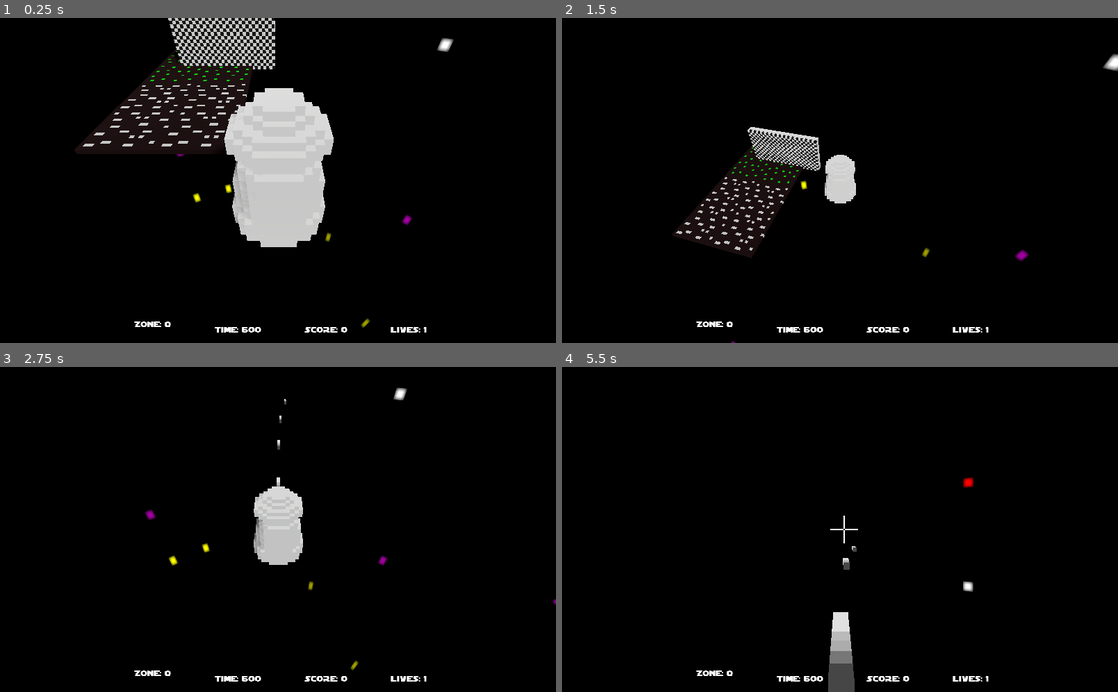
Above: before the commit, frames 1-4 (two rows, left to right).
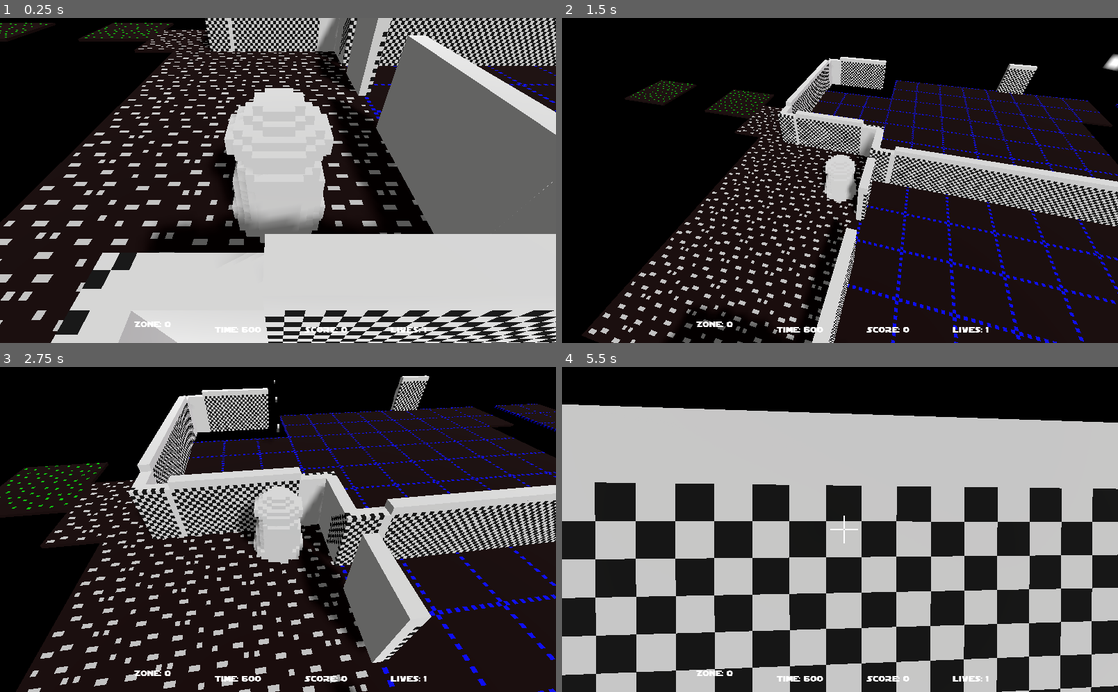
Above: after the commit, the same moments.

Repository: SteveSmith16384/LaserSquadFPS
Game: Godot game, scene res://Main.tscn
Two runs of this game, one before a commit and one after it. Both use one fixed random seed, a clock stepped at 60 frames per second and the inputs below.
Inputs (mouse positions are in pixels of both pictures, inside the frame that each line leads up to):
- Up to frame 1 (0.25 s): no input
- Up to frame 2 (1.5 s): move the mouse to (867, 180) at 0.52 s; hold W (move_forward) from 0.53 s (still down); tap 2 (camera_back) at 0.6 s; move the mouse to (812, 180) at 1.27 s; tap 1 (camera_fwd) at 1.35 s
- Up to frame 3 (2.75 s): keep holding W (move_forward); move the mouse to (289, 523) at 2.02 s; press the mouse at (289, 523) at 2.03 s
- Up to frame 4 (5.5 s): keep holding W (move_forward); move the mouse to (834, 536) at 2.77 s; release the mouse at (834, 536) at 2.78 s; tap F (toggle_first_person) at 2.85 s; move the mouse to (878, 532) at 3.52 s; tap 2 (camera_back) at 3.6 s; move the mouse to (795, 526) at 4.27 s; tap 1 (camera_fwd) at 4.35 s; move the mouse to (845, 529) at 5.02 s; press the mouse at (845, 529) at 5.03 s

The runs differ from the first frame. In frame 1, 67% of the frame differs, in the area x 0-100%, y 0-100%; in frame 2, 50%; in frame 3, 67%, in the area x 0-100%, y 2-100%; in frame 4, 54%.

Commit message:
Added mre of Sterners house

Diff:
--- /dev/null
+++ b/src/IndoorFloor.tscn
@@ -0,0 +1,19 @@
+[gd_scene load_steps=5 format=2]
+
+[ext_resource path="res://Assets/models/the_assassins/indoor_floor-0-indoor_floor1.obj" type="ArrayMesh" id=1]
+[ext_resource path="res://Assets/models/the_assassins/indoor_floor2-0-indoor_floor2.png" type="Texture" id=2]
+[ext_resource path="res://Assets/models/the_assassins/indoor_floor2-0-indoor_floor2.obj" type="ArrayMesh" id=3]
+
+[sub_resource type="SpatialMaterial" id=1]
+albedo_texture = ExtResource( 2 )
+
+[node name="Spatial" type="Spatial"]
+
+[node name="IndoorFloor" type="MeshInstance" parent="."]
+visible = false
+mesh = ExtResource( 1 )
+material/0 = null
+
+[node name="MeshInstance" type="MeshInstance" parent="."]
+mesh = ExtResource( 3 )
+material/0 = SubResource( 1 )
--- a/src/SternersHouse.tscn
+++ b/src/SternersHouse.tscn
@@ -1,17 +1,450 @@
-[gd_scene load_steps=4 format=2]
+[gd_scene load_steps=7 format=2]
 
 [ext_resource path="res://Grass.tscn" type="PackedScene" id=1]
 [ext_resource path="res://Gravel.tscn" type="PackedScene" id=2]
 [ext_resource path="res://Wall.tscn" type="PackedScene" id=3]
+[ext_resource path="res://WallHalf.tscn" type="PackedScene" id=4]
+[ext_resource path="res://WallCorner.tscn" type="PackedScene" id=5]
+[ext_resource path="res://IndoorFloor.tscn" type="PackedScene" id=6]
 
 [node name="SternersHouse" type="Spatial"]
 
 [node name="Grass" parent="." instance=ExtResource( 1 )]
+transform = Transform( 1, 0, 0, 0, 1, 0, 0, 0, 1, -11.2, 0, -4.8 )
+
+[node name="Grass2" parent="." instance=ExtResource( 1 )]
+transform = Transform( 1, 0, 0, 0, 1, 0, 0, 0, 1, -4.8, 0, -4.8 )
 
 [node name="Gravel" parent="." instance=ExtResource( 2 )]
 transform = Transform( 1, 0, 0, 0, 1, 0, 0, 0, 1, 0, 0, 3.2 )
 
+[node name="Gravel2" parent="." instance=ExtResource( 2 )]
+transform = Transform( 1, 0, 0, 0, 1, 0, 0, 0, 1, 3.2, 0, 3.2 )
+
+[node name="Gravel5" parent="." instance=ExtResource( 2 )]
+transform = Transform( 1, 0, 0, 0, 1, 0, 0, 0, 1, 3.2, 0, 0 )
+
+[node name="Gravel6" parent="." instance=ExtResource( 2 )]
+
+[node name="Gravel7" parent="." instance=ExtResource( 2 )]
+transform = Transform( 1, 0, 0, 0, 1, 0, 0, 0, 1, -1.6, 0, -3.2 )
+
+[node name="Gravel3" parent="." instance=ExtResource( 2 )]
+transform = Transform( 1, 0, 0, 0, 1, 0, 0, 0, 1, 3.2, 0, 6.4 )
+
+[node name="Gravel4" parent="." instance=ExtResource( 2 )]
+transform = Transform( 1, 0, 0, 0, 1, 0, 0, 0, 1, 0, 0, 6.4 )
+
+[node name="IndoorFloor" parent="." instance=ExtResource( 6 )]
+transform = Transform( 1, 0, 0, 0, 1, 0, 0, 0, 1, 6.4, 0, 3.2 )
+
+[node name="IndoorFloor7" parent="." instance=ExtResource( 6 )]
+transform = Transform( 1, 0, 0, 0, 1, 0, 0, 0, 1, 1.6, 0, -3.2 )
+
+[node name="IndoorFloor38" parent="." instance=ExtResource( 6 )]
+transform = Transform( 1, 0, 0, 0, 1, 0, 0, 0, 1, 1.6, 0, -6.4 )
+
+[node name="IndoorFloor39" parent="." instance=ExtResource( 6 )]
+transform = Transform( 1, 0, 0, 0, 1, 0, 0, 0, 1, 4.8, 0, -6.4 )
+
+[node name="IndoorFloor40" parent="." instance=ExtResource( 6 )]
+transform = Transform( 1, 0, 0, 0, 1, 0, 0, 0, 1, 8, 0, -6.4 )
+
+[node name="IndoorFloor41" parent="." instance=ExtResource( 6 )]
+transform = Transform( 1, 0, 0, 0, 1, 0, 0, 0, 1, 11.2, 0, -6.4 )
+
+[node name="IndoorFloor42" parent="." instance=ExtResource( 6 )]
+transform = Transform( 1, 0, 0, 0, 1, 0, 0, 0, 1, 20.8, 0, -6.4 )
+
+[node name="IndoorFloor43" parent="." instance=ExtResource( 6 )]
+transform = Transform( 1, 0, 0, 0, 1, 0, 0, 0, 1, 14.4, 0, -6.4 )
+
+[node name="IndoorFloor44" parent="." instance=ExtResource( 6 )]
+transform = Transform( 1, 0, 0, 0, 1, 0, 0, 0, 1, 16, 0, -9.6 )
+
+[node name="IndoorFloor45" parent="." instance=ExtResource( 6 )]
+transform = Transform( 1, 0, 0, 0, 1, 0, 0, 0, 1, 20.8, 0, -9.6 )
+
+[node name="IndoorFloor46" parent="." instance=ExtResource( 6 )]
+transform = Transform( 1, 0, 0, 0, 1, 0, 0, 0, 1, 6.4, 0, -9.6 )
+
+[node name="IndoorFloor47" parent="." instance=ExtResource( 6 )]
+transform = Transform( 1, 0, 0, 0, 1, 0, 0, 0, 1, 9.6, 0, -9.6 )
+
+[node name="IndoorFloor48" parent="." instance=ExtResource( 6 )]
+transform = Transform( 1, 0, 0, 0, 1, 0, 0, 0, 1, 25.6, 0, -9.6 )
+
+[node name="IndoorFloor49" parent="." instance=ExtResource( 6 )]
+transform = Transform( 1, 0, 0, 0, 1, 0, 0, 0, 1, 12.8, 0, -9.6 )
+
+[node name="IndoorFloor34" parent="." instance=ExtResource( 6 )]
+transform = Transform( 1, 0, 0, 0, 1, 0, 0, 0, 1, 4.8, 0, -3.2 )
+
+[node name="IndoorFloor35" parent="." instance=ExtResource( 6 )]
+transform = Transform( 1, 0, 0, 0, 1, 0, 0, 0, 1, 11.2, 0, -3.2 )
+
+[node name="IndoorFloor37" parent="." instance=ExtResource( 6 )]
+transform = Transform( 1, 0, 0, 0, 1, 0, 0, 0, 1, 14.4, 0, -3.2 )
+
+[node name="IndoorFloor36" parent="." instance=ExtResource( 6 )]
+transform = Transform( 1, 0, 0, 0, 1, 0, 0, 0, 1, 8, 0, -3.2 )
+
+[node name="IndoorFloor19" parent="." instance=ExtResource( 6 )]
+transform = Transform( 1, 0, 0, 0, 1, 0, 0, 0, 1, 9.6, 0, 0 )
+
+[node name="IndoorFloor22" parent="." instance=ExtResource( 6 )]
+transform = Transform( 1, 0, 0, 0, 1, 0, 0, 0, 1, 6.4, 0, 0 )
+
+[node name="IndoorFloor20" parent="." instance=ExtResource( 6 )]
+transform = Transform( 1, 0, 0, 0, 1, 0, 0, 0, 1, 12.8, 0, 0 )
+
+[node name="IndoorFloor21" parent="." instance=ExtResource( 6 )]
+transform = Transform( 1, 0, 0, 0, 1, 0, 0, 0, 1, 16, 0, 0 )
+
+[node name="IndoorFloor2" parent="." instance=ExtResource( 6 )]
+transform = Transform( 1, 0, 0, 0, 1, 0, 0, 0, 1, 6.4, 0, 6.4 )
+
+[node name="IndoorFloor8" parent="." instance=ExtResource( 6 )]
+transform = Transform( 1, 0, 0, 0, 1, 0, 0, 0, 1, 6.4, 0, 9.6 )
+
+[node name="IndoorFloor18" parent="." instance=ExtResource( 6 )]
+transform = Transform( 1, 0, 0, 0, 1, 0, 0, 0, 1, 3.2, 0, 9.6 )
+
+[node name="IndoorFloor12" parent="." instance=ExtResource( 6 )]
+transform = Transform( 1, 0, 0, 0, 1, 0, 0, 0, 1, 8, 0, 12.8 )
+
+[node name="IndoorFloor23" parent="." instance=ExtResource( 6 )]
+transform = Transform( 1, 0, 0, 0, 1, 0, 0, 0, 1, 8, 0, 16 )
+
+[node name="IndoorFloor24" parent="." instance=ExtResource( 6 )]
+transform = Transform( 1, 0, 0, 0, 1, 0, 0, 0, 1, 8, 0, 19.2 )
+
+[node name="IndoorFloor32" parent="." instance=ExtResource( 6 )]
+transform = Transform( 1, 0, 0, 0, 1, 0, 0, 0, 1, 4.8, 0, 22.4 )
+
+[node name="IndoorFloor33" parent="." instance=ExtResource( 6 )]
+transform = Transform( 1, 0, 0, 0, 1, 0, 0, 0, 1, 8, 0, 22.4 )
+
+[node name="IndoorFloor13" parent="." instance=ExtResource( 6 )]
+transform = Transform( 1, 0, 0, 0, 1, 0, 0, 0, 1, 11.2, 0, 12.8 )
+
+[node name="IndoorFloor14" parent="." instance=ExtResource( 6 )]
+transform = Transform( 1, 0, 0, 0, 1, 0, 0, 0, 1, 17.6, 0, 12.8 )
+
+[node name="IndoorFloor25" parent="." instance=ExtResource( 6 )]
+transform = Transform( 1, 0, 0, 0, 1, 0, 0, 0, 1, 17.6, 0, 16 )
+
+[node name="IndoorFloor26" parent="." instance=ExtResource( 6 )]
+transform = Transform( 1, 0, 0, 0, 1, 0, 0, 0, 1, 14.4, 0, 16 )
+
+[node name="IndoorFloor27" parent="." instance=ExtResource( 6 )]
+transform = Transform( 1, 0, 0, 0, 1, 0, 0, 0, 1, 11.2, 0, 16 )
+
+[node name="IndoorFloor28" parent="." instance=ExtResource( 6 )]
+transform = Transform( 1, 0, 0, 0, 1, 0, 0, 0, 1, 11.2, 0, 19.2 )
+
+[node name="IndoorFloor29" parent="." instance=ExtResource( 6 )]
+transform = Transform( 1, 0, 0, 0, 1, 0, 0, 0, 1, 14.4, 0, 19.2 )
+
+[node name="IndoorFloor30" parent="." instance=ExtResource( 6 )]
+transform = Transform( 1, 0, 0, 0, 1, 0, 0, 0, 1, 17.6, 0, 19.2 )
+
+[node name="IndoorFloor15" parent="." instance=ExtResource( 6 )]
+transform = Transform( 1, 0, 0, 0, 1, 0, 0, 0, 1, 14.4, 0, 12.8 )
+
+[node name="IndoorFloor31" parent="." instance=ExtResource( 6 )]
+transform = Transform( 1, 0, 0, 0, 1, 0, 0, 0, 1, 16, 0, 9.6 )
+
+[node name="IndoorFloor9" parent="." instance=ExtResource( 6 )]
+transform = Transform( 1, 0, 0, 0, 1, 0, 0, 0, 1, 9.6, 0, 9.6 )
+
+[node name="IndoorFloor10" parent="." instance=ExtResource( 6 )]
+transform = Transform( 1, 0, 0, 0, 1, 0, 0, 0, 1, 12.8, 0, 9.6 )
+
+[node name="IndoorFloor11" parent="." instance=ExtResource( 6 )]
+transform = Transform( 1, 0, 0, 0, 1, 0, 0, 0, 1, 12.8, 0, 6.4 )
+
+[node name="IndoorFloor3" parent="." instance=ExtResource( 6 )]
+transform = Transform( 1, 0, 0, 0, 1, 0, 0, 0, 1, 9.6, 0, 6.4 )
+
+[node name="IndoorFloor4" parent="." instance=ExtResource( 6 )]
+transform = Transform( 1, 0, 0, 0, 1, 0, 0, 0, 1, 9.6, 0, 3.2 )
+
+[node name="IndoorFloor6" parent="." instance=ExtResource( 6 )]
+transform = Transform( 1, 0, 0, 0, 1, 0, 0, 0, 1, 12.8, 0, 3.2 )
+
+[node name="IndoorFloor16" parent="." instance=ExtResource( 6 )]
+transform = Transform( 1, 0, 0, 0, 1, 0, 0, 0, 1, 16, 0, 3.2 )
+
+[node name="IndoorFloor17" parent="." instance=ExtResource( 6 )]
+transform = Transform( 1, 0, 0, 0, 1, 0, 0, 0, 1, 16, 0, 6.4 )
+
+[node name="IndoorFloor5" parent="." instance=ExtResource( 6 )]
+transform = Transform( 1, 0, 0, 0, 1, 0, 0, 0, 1, 9.6, 0, 3.2 )
+
 [node name="Wall" parent="." instance=ExtResource( 3 )]
+transform = Transform( 1, 0, 0, 0, 1, 0, 0, 0, 1, 3.2, 0, -1.6 )
+
+[node name="Wall25" parent="." instance=ExtResource( 3 )]
+transform = Transform( 1, 0, 0, 0, 1, 0, 0, 0, 1, 1.6, 0, -1.6 )
+
+[node name="Wall61" parent="." instance=ExtResource( 3 )]
+transform = Transform( 1, 0, 0, 0, 1, 0, 0, 0, 1, 1.6, 0, -9.6 )
+
+[node name="Wall62" parent="." instance=ExtResource( 3 )]
+transform = Transform( 1, 0, 0, 0, 1, 0, 0, 0, 1, 3.2, 0, -9.6 )
+
+[node name="Wall63" parent="." instance=ExtResource( 3 )]
+transform = Transform( 1, 0, 0, 0, 1, 0, 0, 0, 1, 12.8, 0, -11.2 )
+
+[node name="Wall7" parent="." instance=ExtResource( 3 )]
+transform = Transform( 1, 0, 0, 0, 1, 0, 0, 0, 1, 3.2, 0, 8 )
+
+[node name="Wall14" parent="." instance=ExtResource( 3 )]
+transform = Transform( 1, 0, 0, 0, 1, 0, 0, 0, 1, 3.2, 0, 12.8 )
+
+[node name="Wall27" parent="." instance=ExtResource( 3 )]
+transform = Transform( 1, 0, 0, 0, 1, 0, 0, 0, 1, 4.8, 0, 12.8 )
+
+[node name="Wall40" parent="." instance=ExtResource( 3 )]
+transform = Transform( 1, 0, 0, 0, 1, 0, 0, 0, 1, 4.8, 0, 19.2 )
+
+[node name="Wall42" parent="." instance=ExtResource( 3 )]
+transform = Transform( 1, 0, 0, 0, 1, 0, 0, 0, 1, 4.8, 0, 24 )
+
+[node name="Wall43" parent="." instance=ExtResource( 3 )]
+transform = Transform( 1, 0, 0, 0, 1, 0, 0, 0, 1, 6.4, 0, 24 )
+
+[node name="Wall44" parent="." instance=ExtResource( 3 )]
+transform = Transform( 1, 0, 0, 0, 1, 0, 0, 0, 1, 8, 0, 24 )
 
 [node name="Wall2" parent="." instance=ExtResource( 3 )]
-transform = Transform( 1, 0, 0, 0, 1, 0, 0, 0, 1, 1.6, 0, 0 )
+transform = Transform( -1.62921e-07, 0, 1, 0, 1, 0, -1, 0, -1.62921e-07, 9.6, 0, 9.6 )
+
+[node name="Wall31" parent="." instance=ExtResource( 3 )]
+transform = Transform( -1.62921e-07, 0, 1, 0, 1, 0, -1, 0, -1.62921e-07, 9.6, 0, 11.2 )
+
+[node name="Wall32" parent="." instance=ExtResource( 3 )]
+transform = Transform( -1.62921e-07, 0, 1, 0, 1, 0, -1, 0, -1.62921e-07, 9.6, 0, 12.8 )
+
+[node name="Wall33" parent="." instance=ExtResource( 3 )]
+transform = Transform( -1.62921e-07, 0, 1, 0, 1, 0, -1, 0, -1.62921e-07, 9.6, 0, 14.4 )
+
+[node name="Wall34" parent="." instance=ExtResource( 3 )]
+transform = Transform( -1.62921e-07, 0, 1, 0, 1, 0, -1, 0, -1.62921e-07, 9.6, 0, 16 )
+
+[node name="Wall35" parent="." instance=ExtResource( 3 )]
+transform = Transform( -1.62921e-07, 0, 1, 0, 1, 0, -1, 0, -1.62921e-07, 20.8, 0, 9.6 )
+
+[node name="Wall26" parent="." instance=ExtResource( 3 )]
+transform = Transform( -1.62921e-07, 0, 1, 0, 1, 0, -1, 0, -1.62921e-07, 1.6, 0, 9.6 )
+
+[node name="Wall28" parent="." instance=ExtResource( 3 )]
+transform = Transform( -1.62921e-07, 0, 1, 0, 1, 0, -1, 0, -1.62921e-07, 1.6, 0, 11.2 )
+
+[node name="Wall13" parent="." instance=ExtResource( 3 )]
+transform = Transform( -1.62921e-07, 0, 1, 0, 1, 0, -1, 0, -1.62921e-07, 6.4, 0, 14.4 )
+
+[node name="Wall36" parent="." instance=ExtResource( 3 )]
+transform = Transform( -1.62921e-07, 0, 1, 0, 1, 0, -1, 0, -1.62921e-07, 6.4, 0, 16 )
+
+[node name="Wall37" parent="." instance=ExtResource( 3 )]
+transform = Transform( -1.62921e-07, 0, 1, 0, 1, 0, -1, 0, -1.62921e-07, 6.4, 0, 17.6 )
+
+[node name="Wall38" parent="." instance=ExtResource( 3 )]
+transform = Transform( -1.62921e-07, 0, 1, 0, 1, 0, -1, 0, -1.62921e-07, 20.8, 0, 11.2 )
+
+[node name="Wall64" parent="." instance=ExtResource( 3 )]
+transform = Transform( -1.62921e-07, 0, 1, 0, 1, 0, -1, 0, -1.62921e-07, 20.8, 0, 12.8 )
+
+[node name="Wall65" parent="." instance=ExtResource( 3 )]
+transform = Transform( -1.62921e-07, 0, 1, 0, 1, 0, -1, 0, -1.62921e-07, 20.8, 0, 14.4 )
+
+[node name="Wall66" parent="." instance=ExtResource( 3 )]
+transform = Transform( -1.62921e-07, 0, 1, 0, 1, 0, -1, 0, -1.62921e-07, 20.8, 0, 16 )
+
+[node name="Wall67" parent="." instance=ExtResource( 3 )]
+transform = Transform( -1.62921e-07, 0, 1, 0, 1, 0, -1, 0, -1.62921e-07, 24, 0, 16 )
+
+[node name="Wall39" parent="." instance=ExtResource( 3 )]
+transform = Transform( -1.62921e-07, 0, 1, 0, 1, 0, -1, 0, -1.62921e-07, 3.2, 0, 20.8 )
+
+[node name="Wall45" parent="." instance=ExtResource( 3 )]
+transform = Transform( -1.62921e-07, 0, 1, 0, 1, 0, -1, 0, -1.62921e-07, 9.6, 0, 22.4 )
+
+[node name="Wall41" parent="." instance=ExtResource( 3 )]
+transform = Transform( -1.62921e-07, 0, 1, 0, 1, 0, -1, 0, -1.62921e-07, 3.2, 0, 22.4 )
+
+[node name="Wall3" parent="." instance=ExtResource( 3 )]
+transform = Transform( -1.62921e-07, 0, 1, 0, 1, 0, -1, 0, -1.62921e-07, 4.8, 0, 4.8 )
+
+[node name="Wall20" parent="." instance=ExtResource( 3 )]
+transform = Transform( -1.62921e-07, 0, 1, 0, 1, 0, -1, 0, -1.62921e-07, 17.6, 0, 1.6 )
+
+[node name="Wall21" parent="." instance=ExtResource( 3 )]
+transform = Transform( -1.62921e-07, 0, 1, 0, 1, 0, -1, 0, -1.62921e-07, 17.6, 0, 4.8 )
+
+[node name="Wall22" parent="." instance=ExtResource( 3 )]
+transform = Transform( -1.62921e-07, 0, 1, 0, 1, 0, -1, 0, -1.62921e-07, 17.6, 0, 6.4 )
+
+[node name="Wall15" parent="." instance=ExtResource( 3 )]
+transform = Transform( -1.62921e-07, 0, 1, 0, 1, 0, -1, 0, -1.62921e-07, 4.8, 0, 1.6 )
+
+[node name="Wall30" parent="." instance=ExtResource( 3 )]
+transform = Transform( -1.62921e-07, 0, 1, 0, 1, 0, -1, 0, -1.62921e-07, 17.6, 0, -1.6 )
+
+[node name="Wall56" parent="." instance=ExtResource( 3 )]
+transform = Transform( -1.62921e-07, 0, 1, 0, 1, 0, -1, 0, -1.62921e-07, 0, 0, -3.2 )
+
+[node name="Wall57" parent="." instance=ExtResource( 3 )]
+transform = Transform( -1.62921e-07, 0, 1, 0, 1, 0, -1, 0, -1.62921e-07, 0, 0, -6.4 )
+
+[node name="Wall59" parent="." instance=ExtResource( 3 )]
+transform = Transform( -1.62921e-07, 0, 1, 0, 1, 0, -1, 0, -1.62921e-07, 0, 0, -8 )
+
+[node name="Wall60" parent="." instance=ExtResource( 3 )]
+transform = Transform( -1.62921e-07, 0, 1, 0, 1, 0, -1, 0, -1.62921e-07, 28.8, 0, -9.6 )
+
+[node name="Wall58" parent="." instance=ExtResource( 3 )]
+transform = Transform( -1.62921e-07, 0, 1, 0, 1, 0, -1, 0, -1.62921e-07, 0, 0, -4.8 )
+
+[node name="Wall5" parent="." instance=ExtResource( 3 )]
+transform = Transform( -1.62921e-07, 0, 1, 0, 1, 0, -1, 0, -1.62921e-07, 4.8, 0, 6.4 )
+
+[node name="Wall4" parent="." instance=ExtResource( 3 )]
+transform = Transform( 1, 0, 0, 0, 1, 0, 0, 0, 1, 6.4, 0, 0 )
+
+[node name="Wall8" parent="." instance=ExtResource( 3 )]
+transform = Transform( 1, 0, 0, 0, 1, 0, 0, 0, 1, 8, 0, 0 )
+
+[node name="Wall9" parent="." instance=ExtResource( 3 )]
+transform = Transform( 1, 0, 0, 0, 1, 0, 0, 0, 1, 9.6, 0, 0 )
+
+[node name="Wall18" parent="." instance=ExtResource( 3 )]
+transform = Transform( 1, 0, 0, 0, 1, 0, 0, 0, 1, 11.2, 0, 0 )
+
+[node name="Wall19" parent="." instance=ExtResource( 3 )]
+transform = Transform( 1, 0, 0, 0, 1, 0, 0, 0, 1, 12.8, 0, 0 )
+
+[node name="Wall29" parent="." instance=ExtResource( 3 )]
+transform = Transform( 1, 0, 0, 0, 1, 0, 0, 0, 1, 16, 0, 0 )
+
+[node name="Wall23" parent="." instance=ExtResource( 3 )]
+transform = Transform( 1, 0, 0, 0, 1, 0, 0, 0, 1, 14.4, 0, 0 )
+
+[node name="Wall10" parent="." instance=ExtResource( 3 )]
+transform = Transform( 1, 0, 0, 0, 1, 0, 0, 0, 1, 19.2, 0, -4.8 )
+
+[node name="Wall6" parent="." instance=ExtResource( 3 )]
+transform = Transform( 1, 0, 0, 0, 1, 0, 0, 0, 1, 6.4, 0, 8 )
+
+[node name="Wall11" parent="." instance=ExtResource( 3 )]
+transform = Transform( 1, 0, 0, 0, 1, 0, 0, 0, 1, 20.8, 0, -4.8 )
+
+[node name="Wall12" parent="." instance=ExtResource( 3 )]
+transform = Transform( 1, 0, 0, 0, 1, 0, 0, 0, 1, 9.6, 0, 8 )
+
+[node name="Wall16" parent="." instance=ExtResource( 3 )]
+transform = Transform( 1, 0, 0, 0, 1, 0, 0, 0, 1, 11.2, 0, 8 )
+
+[node name="Wall17" parent="." instance=ExtResource( 3 )]
+transform = Transform( 1, 0, 0, 0, 1, 0, 0, 0, 1, 12.8, 0, 8 )
+
+[node name="Wall46" parent="." instance=ExtResource( 3 )]
+transform = Transform( 1, 0, 0, 0, 1, 0, 0, 0, 1, 11.2, 0, 20.8 )
+
+[node name="Wall47" parent="." instance=ExtResource( 3 )]
+transform = Transform( 1, 0, 0, 0, 1, 0, 0, 0, 1, 12.8, 0, 20.8 )
+
+[node name="Wall48" parent="." instance=ExtResource( 3 )]
+transform = Transform( 1, 0, 0, 0, 1, 0, 0, 0, 1, 14.4, 0, 20.8 )
+
+[node name="Wall49" parent="." instance=ExtResource( 3 )]
+transform = Transform( 1, 0, 0, 0, 1, 0, 0, 0, 1, 16, 0, 20.8 )
+
+[node name="Wall50" parent="." instance=ExtResource( 3 )]
+transform = Transform( 1, 0, 0, 0, 1, 0, 0, 0, 1, 17.6, 0, 20.8 )
+
+[node name="Wall51" parent="." instance=ExtResource( 3 )]
+transform = Transform( 1, 0, 0, 0, 1, 0, 0, 0, 1, 12.8, 0, 17.6 )
+
+[node name="Wall55" parent="." instance=ExtResource( 3 )]
+transform = Transform( 1, 0, 0, 0, 1, 0, 0, 0, 1, 11.2, 0, 17.6 )
+
+[node name="Wall52" parent="." instance=ExtResource( 3 )]
+transform = Transform( 1, 0, 0, 0, 1, 0, 0, 0, 1, 20.8, 0, 22.4 )
+
+[node name="Wall53" parent="." instance=ExtResource( 3 )]
+transform = Transform( 1, 0, 0, 0, 1, 0, 0, 0, 1, 16, 0, 17.6 )
+
+[node name="Wall54" parent="." instance=ExtResource( 3 )]
+transform = Transform( 1, 0, 0, 0, 1, 0, 0, 0, 1, 17.6, 0, 17.6 )
+
+[node name="Wall24" parent="." instance=ExtResource( 3 )]
+transform = Transform( 1, 0, 0, 0, 1, 0, 0, 0, 1, 16, 0, 8 )
+
+[node name="WallCorner" parent="." instance=ExtResource( 5 )]
+transform = Transform( 1.19249e-08, 0, -1, 0, 1, 0, 1, 0, 1.19249e-08, 1.95055, 0, 8.33532 )
+
+[node name="WallCorner9" parent="." instance=ExtResource( 5 )]
+transform = Transform( 1.19249e-08, 0, -1, 0, 1, 0, 1, 0, 1.19249e-08, 3.54659, 0, 19.5345 )
+
+[node name="WallCorner15" parent="." instance=ExtResource( 5 )]
+transform = Transform( 1.19249e-08, 0, -1, 0, 1, 0, 1, 0, 1.19249e-08, 9.94659, 0, 21.1345 )
+
+[node name="WallCorner7" parent="." instance=ExtResource( 5 )]
+transform = Transform( 1.19249e-08, 0, -1, 0, 1, 0, 1, 0, 1.19249e-08, 0.35152, 0, -9.26342 )
+
+[node name="WallCorner2" parent="." instance=ExtResource( 5 )]
+transform = Transform( 1, 0, 0, 0, 1, 0, 0, 0, 1, 1.93632, 0, 12.4581 )
+
+[node name="WallCorner8" parent="." instance=ExtResource( 5 )]
+transform = Transform( 1, 0, 0, 0, 1, 0, 0, 0, 1, 3.53553, 0, 23.6628 )
+
+[node name="WallCorner18" parent="." instance=ExtResource( 5 )]
+transform = Transform( 1, 0, 0, 0, 1, 0, 0, 0, 1, 9.93553, 0, 17.2628 )
+
+[node name="WallCorner17" parent="." instance=ExtResource( 5 )]
+transform = Transform( 1, 0, 0, 0, 1, 0, 0, 0, 1, 19.5355, 0, 22.0628 )
+
+[node name="WallCorner11" parent="." instance=ExtResource( 5 )]
+transform = Transform( -1.62921e-07, 0, 1, 0, 1, 0, -1, 0, -1.62921e-07, 9.2602, 0, 23.6739 )
+
+[node name="WallCorner19" parent="." instance=ExtResource( 5 )]
+transform = Transform( -1.62921e-07, 0, 1, 0, 1, 0, -1, 0, -1.62921e-07, 6.0602, 0, 18.8739 )
+
+[node name="WallCorner12" parent="." instance=ExtResource( 5 )]
+transform = Transform( -1.62921e-07, 0, 1, 0, 1, 0, -1, 0, -1.62921e-07, 9.2602, 0, 23.6739 )
+
+[node name="WallCorner3" parent="." instance=ExtResource( 5 )]
+transform = Transform( 1, 0, 0, 0, 1, 0, 0, 0, 1, 5.13757, 0, 7.65934 )
+
+[node name="WallCorner13" parent="." instance=ExtResource( 5 )]
+transform = Transform( 1, 0, 0, 0, 1, 0, 0, 0, 1, 17.9376, 0, 7.65934 )
+
+[node name="WallCorner4" parent="." instance=ExtResource( 5 )]
+transform = Transform( 1, 0, 0, 0, 1, 0, 0, 0, 1, 0.332926, 0, -1.94124 )
+
+[node name="WallCorner5" parent="." instance=ExtResource( 5 )]
+transform = Transform( 1, 0, 0, 0, 1, 0, 0, 0, 1, 5.14106, 0, -0.337171 )
+
+[node name="WallCorner6" parent="." instance=ExtResource( 5 )]
+transform = Transform( -1, 0, -3.25841e-07, 0, 1, 0, 3.25841e-07, 0, -1, 4.48238, 0, -1.24941 )
+
+[node name="WallCorner14" parent="." instance=ExtResource( 5 )]
+transform = Transform( -1, 0, -3.25841e-07, 0, 1, 0, 3.25841e-07, 0, -1, 17.2824, 0, 0.350594 )
+
+[node name="WallCorner10" parent="." instance=ExtResource( 5 )]
+transform = Transform( -1, 0, -3.25841e-07, 0, 1, 0, 3.25841e-07, 0, -1, 6.07764, 0, 13.1498 )
+
+[node name="WallCorner16" parent="." instance=ExtResource( 5 )]
+transform = Transform( -1, 0, -3.25841e-07, 0, 1, 0, 3.25841e-07, 0, -1, 18.8776, 0, 21.1498 )
+
+[node name="WallHalf2" parent="." instance=ExtResource( 4 )]
+transform = Transform( 1, 0, 0, 0, 1, 0, 0, 0, 1, 4.32116, 0, 8.00341 )
+
+[node name="WallHalf3" parent="." instance=ExtResource( 4 )]
+transform = Transform( 1, 0, 0, 0, 1, 0, 0, 0, 1, 17.1212, 0, 8.00341 )
+
+[node name="WallHalf4" parent="." instance=ExtResource( 4 )]
+transform = Transform( -1.62921e-07, 0, 1, 0, 1, 0, -1, 0, -1.62921e-07, 9.60063, 0, 8.45076 )
--- a/src/Wall.tscn
+++ b/src/Wall.tscn
@@ -3,15 +3,15 @@
 [ext_resource path="res://Assets/models/the_assassins/wall.obj" type="ArrayMesh" id=1]
 
 [sub_resource type="BoxShape" id=1]
-extents = Vector3( 0.839737, 0.844857, 0.138249 )
+extents = Vector3( 0.803764, 0.844857, 0.143523 )
 
 [node name="Wall" type="StaticBody"]
 
 [node name="MeshInstance" type="MeshInstance" parent="."]
-transform = Transform( 1, 0, 0, 0, 1, 0, 0, 0, 1, 1.16744, 0, -1.86022 )
+transform = Transform( 1, 0, 0, 0, 1, 0, 0, 0, 1, 1.19861, 0, -1.84464 )
 mesh = ExtResource( 1 )
 material/0 = null
 
 [node name="CollisionShape" type="CollisionShape" parent="."]
-transform = Transform( 1, 0, 0, 0, 1, 0, 0, 0, 1, 0, 0.890941, 0 )
+transform = Transform( 1, 0, 0, 0, 1, 0, 0, 0, 1, 0, 0.857092, 0 )
 shape = SubResource( 1 )
--- /dev/null
+++ b/src/WallCorner.tscn
@@ -0,0 +1,17 @@
+[gd_scene load_steps=3 format=2]
+
+[ext_resource path="res://Assets/models/the_assassins/wall_corner.obj" type="ArrayMesh" id=1]
+
+[sub_resource type="BoxShape" id=1]
+extents = Vector3( 0.497939, 0.869041, 0.486872 )
+
+[node name="WallCorner" type="StaticBody"]
+
+[node name="MeshInstance" type="MeshInstance" parent="."]
+transform = Transform( 1, 0, 0, 0, 1, 0, 0, 0, 1, 1.5195, 0, -1.50521 )
+mesh = ExtResource( 1 )
+material/0 = null
+
+[node name="CollisionShape" type="CollisionShape" parent="."]
+transform = Transform( 1, 0, 0, 0, 1, 0, 0, 0, 1, 0, 0.886255, 0 )
+shape = SubResource( 1 )
--- /dev/null
+++ b/src/WallHalf.tscn
@@ -0,0 +1,17 @@
+[gd_scene load_steps=3 format=2]
+
+[ext_resource path="res://Assets/models/the_assassins/wall_half.obj" type="ArrayMesh" id=1]
+
+[sub_resource type="BoxShape" id=1]
+extents = Vector3( 0.351586, 0.85288, 0.144147 )
+
+[node name="WallHalf" type="StaticBody"]
+
+[node name="MeshInstance" type="MeshInstance" parent="."]
+transform = Transform( 1, 0, 0, 0, 1, 0, 0, 0, 1, 1.64901, 0, -1.84717 )
+mesh = ExtResource( 1 )
+material/0 = null
+
+[node name="CollisionShape" type="CollisionShape" parent="."]
+transform = Transform( 1, 0, 0, 0, 1, 0, 0, 0, 1, 0, 0.855, 0 )
+shape = SubResource( 1 )
Not shown, added: src/Assets/models/the_assassins/indoor_floor2-0-indoor_floor2.mtl
Not shown, added: src/Assets/models/the_assassins/indoor_floor2-0-indoor_floor2.obj
Not shown, added: src/Assets/models/the_assassins/indoor_floor2-0-indoor_floor2.obj.import
Binary file added: src/Assets/models/the_assassins/indoor_floor2-0-indoor_floor2.png
Not shown, added: src/Assets/models/the_assassins/indoor_floor2-0-indoor_floor2.png.import
Not shown, changed: src/Assets/models/the_assassins/wall.obj
Not shown, added: src/Assets/models/the_assassins/wall_corner.mtl
Not shown, added: src/Assets/models/the_assassins/wall_corner.obj
Not shown, added: src/Assets/models/the_assassins/wall_corner.obj.import
Binary file added: src/Assets/models/the_assassins/wall_corner.png
Not shown, added: src/Assets/models/the_assassins/wall_corner.png.import
Not shown, added: src/Assets/models/the_assassins/wall_half.mtl
(and 9 more such lines)
